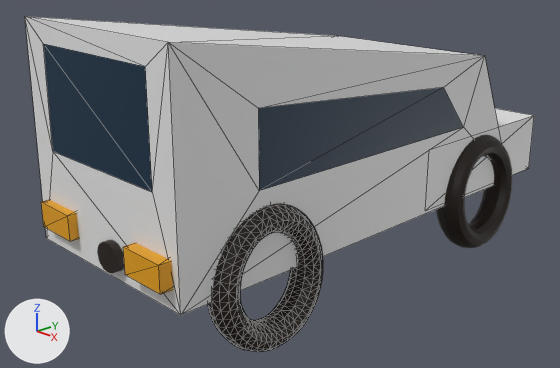
Renders of the Blender file raw/assets/blender/van.blend from each side of a commit.
Both versions are drawn from a camera (50 mm lens) standing at (5.19, -5.29, 3.54) and looking at (-0.14, -0.17, 1.03). Arrows for +X, +Y and +Z are at lower left; the lights stay in place. Mesh edges are drawn as thin lines on the coarser meshes.
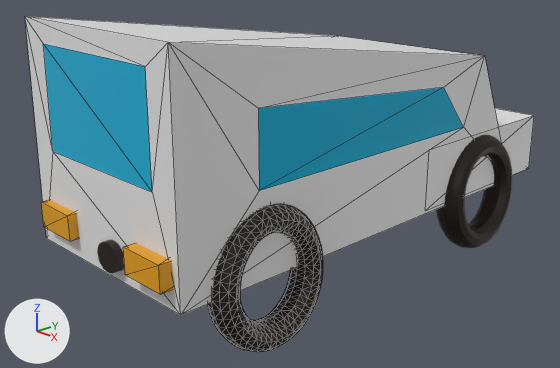
The edits, one by one:
Material 'window' (mat_window) changes colour from dark blue #002b44 to cyan #05b3da; in linear values from (0.000147, 0.0243, 0.0578) to (0.00145, 0.448, 0.698).
In material 'window' (mat_window), roughness goes from 0.5 to 0.0794.

Pixel boxes (x1, y1, x2, y2) of what changed, in the pictures (560 x 368 px):
'Cube', recoloured, surface changed (blue to cyan): (41, 41, 465, 194) in both
